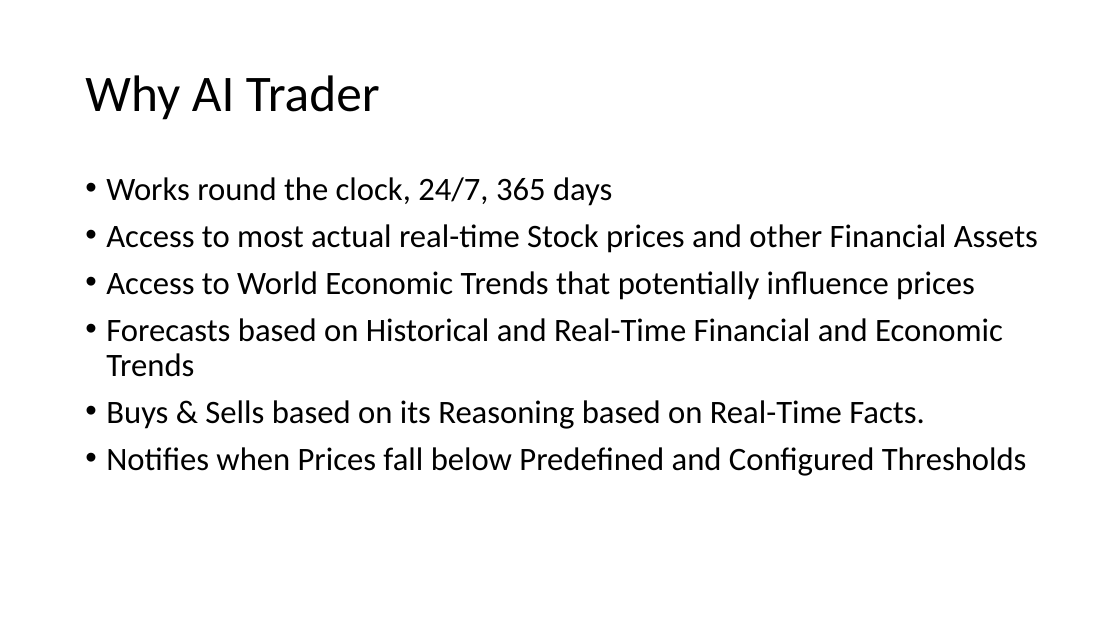
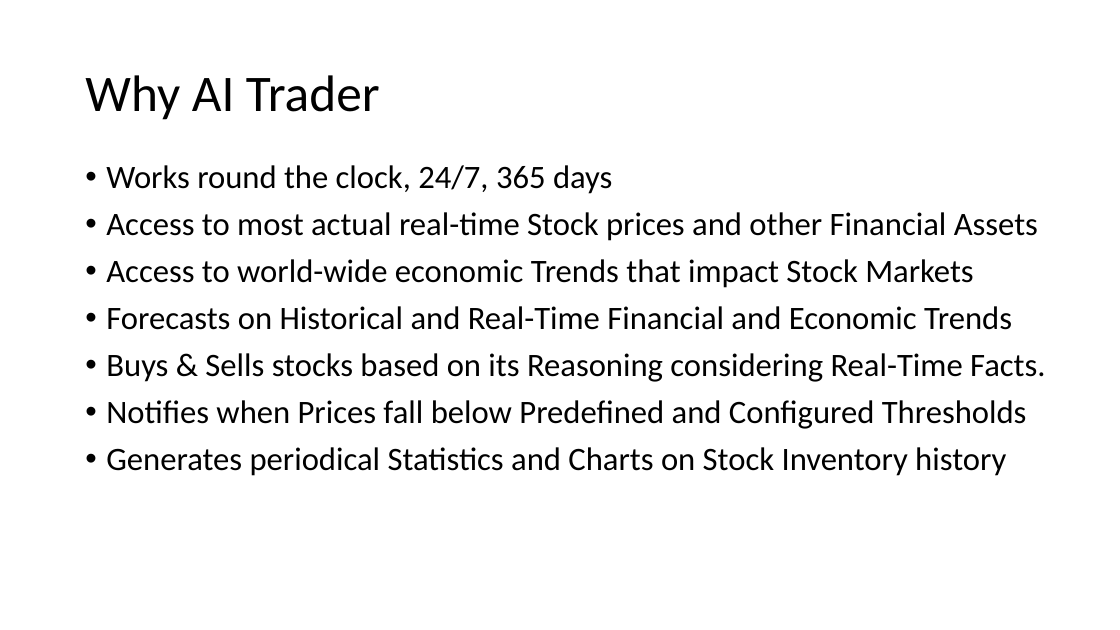
Before and after one commit to agilesolutions/agilesolutions.github.io, a slide deck: slide 5 of ppt/ai-trader.pptx. Drawn at 1120x630 pixels with LibreOffice and Linux fonts; fonts in the diff are those of the drawing. Boxes give left, top, right and bottom in pixels: in the first picture for what was removed or moved away, otherwise in the second. Text is boxed around its words. In the diff, an @@ line names an element or a change of style, - is before the commit and + after.

Commit message:
AI trader

```diff
--- a/ppt/ai-trader.pptx
+++ b/ppt/ai-trader.pptx
@@ text "Works round the clock, 24/7, ...": place and size @@
-text "Works round the clock, 24/7, ..." at (106, 177, 1038, 476)
+text "Works round the clock, 24/7, ..." at (106, 165, 1045, 476)
@@ text at (106, 259, 1045, 382): text changed @@
-• Access to World Economic Trends that potentially influence prices
-• Forecasts based on Historical and Real-Time Financial and Economic Trends
-• Buys & Sells based on its Reasoning based on Real-Time Facts.
+• Access to world-wide economic Trends that impact Stock Markets
+• Forecasts on Historical and Real-Time Financial and Economic Trends
+• Buys & Sells stocks based on its Reasoning considering Real-Time Facts.
@@ text at (106, 447, 1006, 476): paragraph added @@
+• Generates periodical Statistics and Charts on Stock Inventory history
```
Also in this commit, not shown: 2 other slides changed.
